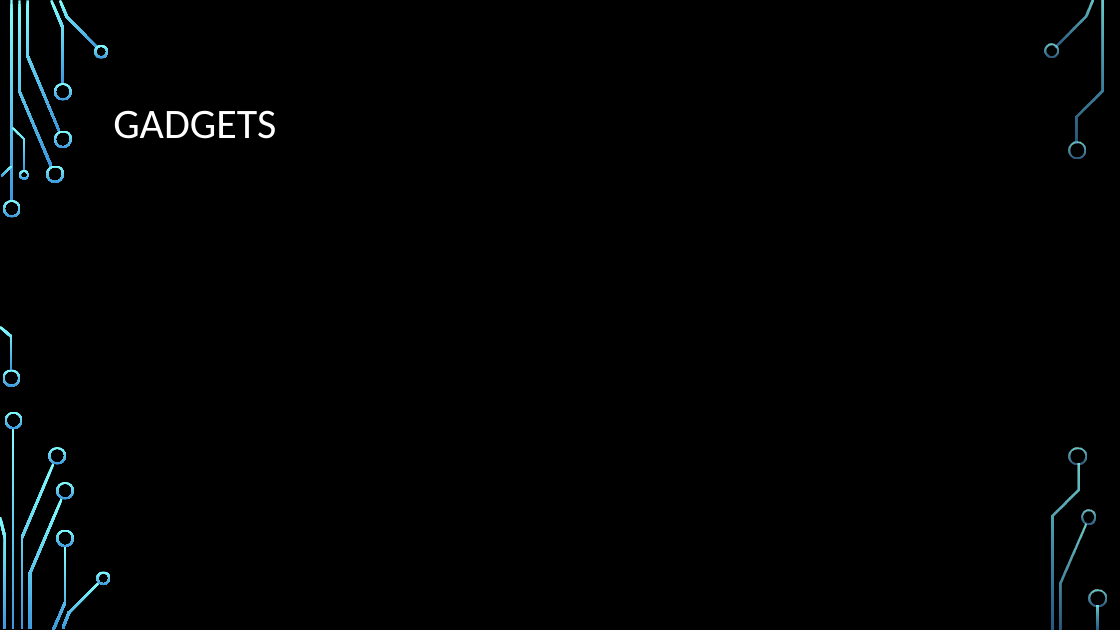
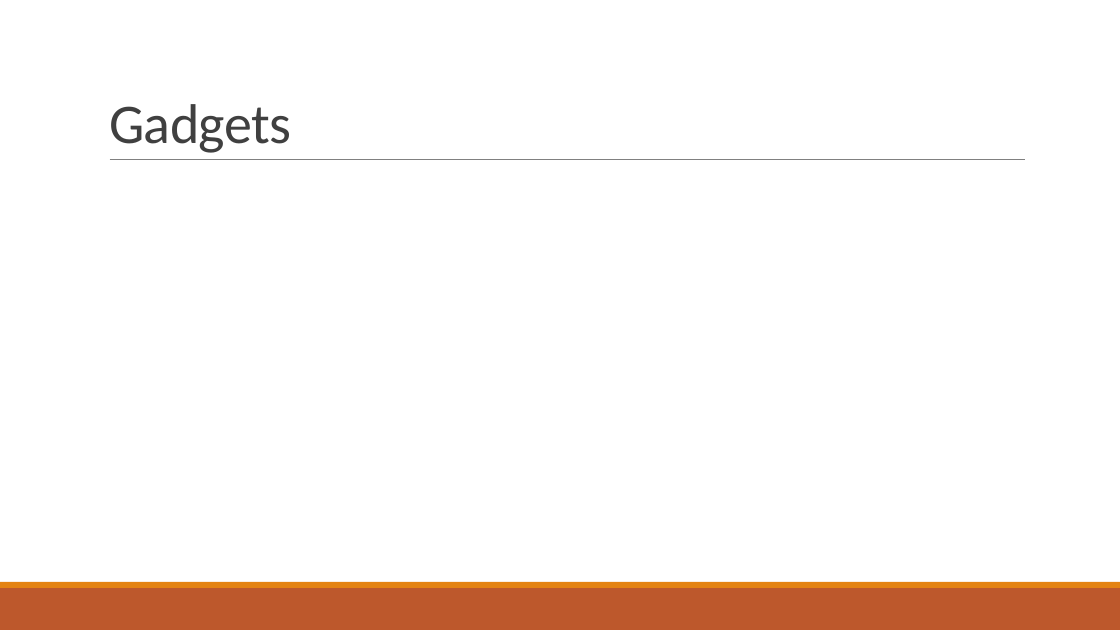
Before and after one commit to stoiveyp/DDDWales2018, a slide deck: slide 10 of Presentation/VoiceAndMore.pptx (slide 9 before the commit). Drawn at 1120x630 pixels with LibreOffice and Linux fonts; fonts in the diff are those of the drawing; background and template pictures are left out. Boxes give left, top, right and bottom in pixels: in the first picture for what was removed or moved away, otherwise in the second. Text is boxed around its words. In the diff, an @@ line names an element or a change of style, - is before the commit and + after.

```diff
--- a/Presentation/VoiceAndMore.pptx
+++ b/Presentation/VoiceAndMore.pptx
@@ background picture (left out) to #FFFFFF @@
@@ title "Gadgets" at box(109, 104, 291, 153): vertical alignment middle to bottom @@
@@ title at box(109, 104, 291, 153): text changed; size 36 to 48 pt; text colour #FFFFFF to #404040 @@
-GADGETS
+Gadgets
@@ line added from (110, 160) to (1026, 160), #808080 0.5 pt @@
@@ rectangle added at box(0, 588, 1120, 630), fill #BD582C @@
@@ rectangle added at box(0, 582, 1120, 588), fill #E48312 @@
@@ group removed at box(0, 0, 1107, 630): 33 freeform shapes, 3 rectangles @@
```
Also in this commit, not shown: 8 other slides changed, 4 slides added, 3 slides removed.
